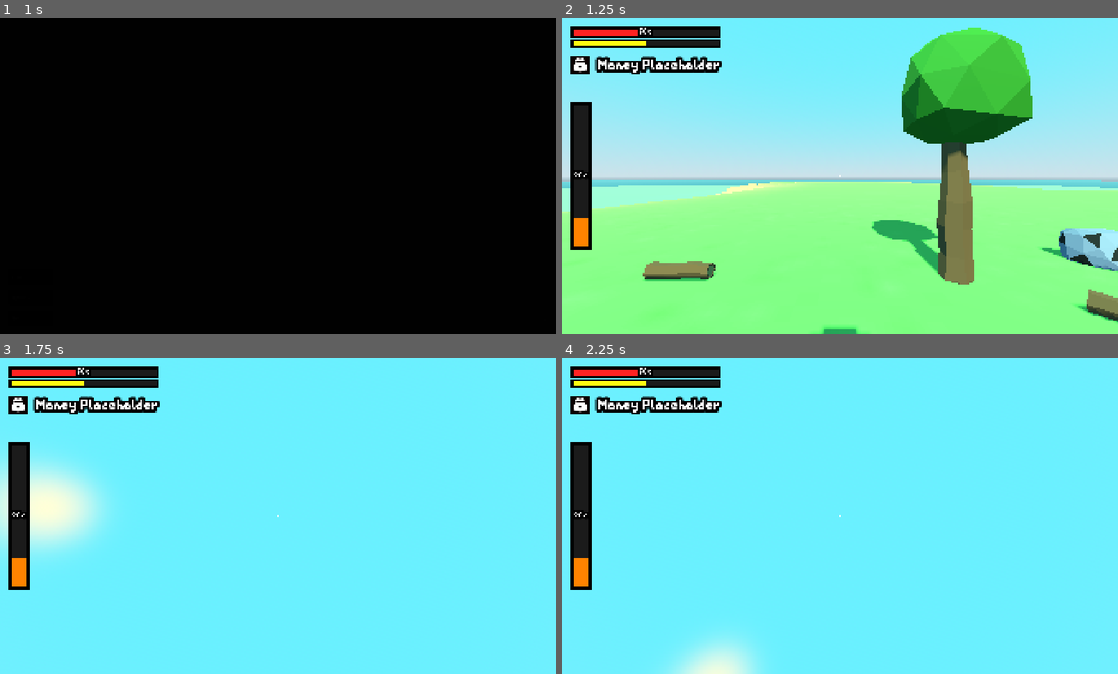
Above: before the commit, frames 1-4 (two rows, left to right).
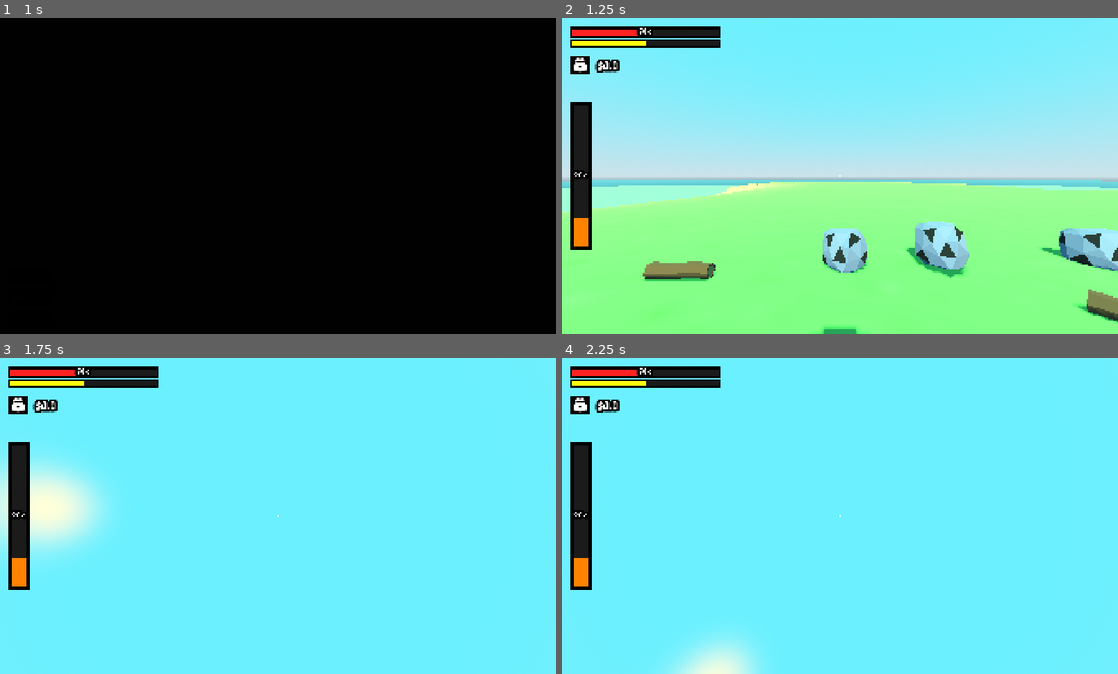
Above: after the commit, the same moments.

Repository: Yolo-Arts/ChoppingLogs
Game: Godot game, scene res://Game/main_game.tscn
The game is run twice, just before and just after one commit, with the same random seed, the same clock (stepped at 60 frames per second) and the same inputs. The engine's default icon, where the game draws it, is replaced by a stand-in: a white triangle on a blue panel in a dark square. Sound files missing from this copy of the repository are replaced by a short silence.
Inputs (mouse positions are in pixels of both pictures, inside the frame that each line leads up to):
- Up to frame 1 (1 s): click "Play" at 0.5 s
- Up to frame 2 (1.25 s): no input
- Up to frame 3 (1.75 s): tap Enter (ui_accept) at 1.25 s; move the mouse to (305, 516) at 1.27 s; hold W (move_forward) from 1.28 s (still down); tap E (interact) at 1.35 s; click (305, 516) at 1.42 s; tap Space (jump) at 1.52 s
- Up to frame 4 (2.25 s): keep holding W (move_forward); tap Enter (ui_accept) at 2 s; move the mouse to (812, 516) at 2.02 s; tap E (interact) at 2.1 s

Frame 1 is identical in both runs. In frame 2, 13% of the frame differs, in the area x 1-85%, y 3-85%; in frame 3, 1.0%; in frame 4, 1.0%.

Commit message:
implemented money

Diff:
--- a/AutoLoads/event_system.gd
+++ b/AutoLoads/event_system.gd
@@ -8,6 +8,11 @@
 # PLA -> Player Signals
 signal PLA_freeze_player
 signal PLA_unfreeze_player
+
+# MON -> Money
+signal MON_add_money
+signal MON_decrease_money
+signal MON_money_updated
 
 signal STA_change_stage
 var is_transitioning := false
@@ -44,5 +49,7 @@
 signal UPG_increase_inventory_size
 signal UPG_increase_max_weight
 
+
+
 #signal UPG_decrease_inventory_size
 #signal UPG_decrease_max_weight
--- a/Bulletins/interaction_prompt/interaction_prompt.gd
+++ b/Bulletins/interaction_prompt/interaction_prompt.gd
@@ -26,11 +26,3 @@
 
 	tween.tween_property(label, "scale", Vector2(1.3, 1.3), 0.1).set_trans(Tween.TRANS_BACK).set_ease(Tween.EASE_OUT)
 	tween.tween_property(label, "scale", Vector2(1.0, 1.0), 0.2).set_delay(0.1)
-
-	var original_pos = label.position
-	var shake_tween = create_tween()
-	for i in range(4):
-		var intensity = 7.0
-		var direction = 1 if i % 2 == 0 else -1
-		shake_tween.tween_property(label, "position:x", original_pos.x + (intensity * direction), 0.05)
-	shake_tween.tween_property(label, "position:x", original_pos.x, 0.05)
--- a/Bulletins/player_menus/player_menu_with_sell_area.tscn
+++ b/Bulletins/player_menus/player_menu_with_sell_area.tscn
@@ -2,6 +2,7 @@
 
 [ext_resource type="PackedScene" uid="uid://byq6pxo3pg60x" path="res://Bulletins/player_menus/player_menu_base.tscn" id="1_sx572"]
 [ext_resource type="Theme" uid="uid://ks0hgvfqbimr" path="res://Assets/UI/theme.tres" id="2_a4lr5"]
+[ext_resource type="Script" uid="uid://s2oxotbdtdib" path="res://Bulletins/player_menus/sell_area.gd" id="3_0cujw"]
 [ext_resource type="Texture2D" uid="uid://bmssns8y1t1vg" path="res://Assets/UI/Icons/symbols_sell.svg" id="3_6pqe5"]
 
 [node name="PlayerMenuWithSellArea" unique_id=494102939 instance=ExtResource("1_sx572")]
@@ -10,6 +11,7 @@
 layout_mode = 2
 size_flags_vertical = 3
 theme = ExtResource("2_a4lr5")
+script = ExtResource("3_0cujw")
 
 [node name="Panel" type="Panel" parent="MarginContainer/HBoxContainer/VBoxContainer/SellArea" index="0" unique_id=174580980]
 layout_mode = 2
--- /dev/null
+++ b/Bulletins/player_menus/sell_area.gd
@@ -0,0 +1,11 @@
+extends PanelContainer
+
+signal item_scrapped
+
+func _can_drop_data(_at_position: Vector2, slot: Variant) -> bool:
+	return slot is InventorySlot
+
+func _drop_data(_at_position: Vector2, old_slot: Variant) -> void:
+	if old_slot is InventorySlot:
+		#EventSystem.
+		item_scrapped.emit()
--- /dev/null
+++ b/Game/Managers/money_manager.gd
@@ -0,0 +1,15 @@
+extends Node
+
+@export var player_stats: PlayerStats
+
+func _ready() -> void:
+	EventSystem.MON_add_money.connect(add_money)
+	EventSystem.MON_decrease_money.connect(remove_money)
+
+func add_money(money_to_add: float):
+	player_stats.money += money_to_add
+	EventSystem.MON_money_updated.emit(player_stats.money)
+
+func remove_money(money_to_remove: float) -> void:
+	player_stats.money -= money_to_remove
+	EventSystem.MON_money_updated.emit(player_stats.money, true)
--- /dev/null
+++ b/Objects/interactables/prototype_helpers/interactable_money_decrease.gd
@@ -0,0 +1,4 @@
+extends Interactable
+
+func start_interaction() -> void:
+	EventSystem.MON_decrease_money.emit(5)
--- /dev/null
+++ b/Objects/interactables/prototype_helpers/interactable_money_increase.gd
@@ -0,0 +1,4 @@
+extends Interactable
+
+func start_interaction() -> void:
+	EventSystem.MON_add_money.emit(5)
--- /dev/null
+++ b/Objects/interactables/prototype_helpers/prototype_helper_decrease_money.tscn
@@ -0,0 +1,19 @@
+[gd_scene format=3 uid="uid://d1go4piypvy02"]
+
+[ext_resource type="PackedScene" uid="uid://dq82jp8q80abv" path="res://Objects/interactables/prototype_helpers/prototype_helper_template.tscn" id="1_atr4u"]
+[ext_resource type="Script" uid="uid://c5fn7soj4tsas" path="res://Objects/interactables/prototype_helpers/interactable_money_decrease.gd" id="2_atr4u"]
+
+[sub_resource type="ViewportTexture" id="ViewportTexture_6ocd7"]
+viewport_path = NodePath("Sprite3D/SubViewport")
+
+[node name="PrototypeHelperIncreaseMoney" unique_id=979320369 instance=ExtResource("1_atr4u")]
+
+[node name="Interactable" parent="." index="2" unique_id=1150908498]
+script = ExtResource("2_atr4u")
+prompt = "Decrease Money by 5"
+
+[node name="Sprite3D" parent="." index="3" unique_id=1621228228]
+texture = SubResource("ViewportTexture_6ocd7")
+
+[node name="PrototypeHelperLabel" parent="Sprite3D/SubViewport/MarginContainer" parent_id_path=PackedInt32Array(320563032) index="0" unique_id=1559570643]
+text = "+ Decrease money"
--- /dev/null
+++ b/Objects/interactables/prototype_helpers/prototype_helper_increase_money.tscn
@@ -0,0 +1,19 @@
+[gd_scene format=3 uid="uid://d2ucx7805as0k"]
+
+[ext_resource type="PackedScene" uid="uid://dq82jp8q80abv" path="res://Objects/interactables/prototype_helpers/prototype_helper_template.tscn" id="1_0pe2g"]
+[ext_resource type="Script" uid="uid://db5j3ip6oyv2a" path="res://Objects/interactables/prototype_helpers/interactable_money_increase.gd" id="2_bp034"]
+
+[sub_resource type="ViewportTexture" id="ViewportTexture_bp034"]
+viewport_path = NodePath("Sprite3D/SubViewport")
+
+[node name="PrototypeHelperIncreaseMoney" unique_id=979320369 instance=ExtResource("1_0pe2g")]
+
+[node name="Interactable" parent="." index="2" unique_id=1150908498]
+script = ExtResource("2_bp034")
+prompt = "Increase Money by 5"
+
+[node name="Sprite3D" parent="." index="3" unique_id=1621228228]
+texture = SubResource("ViewportTexture_bp034")
+
+[node name="PrototypeHelperLabel" parent="Sprite3D/SubViewport/MarginContainer" parent_id_path=PackedInt32Array(320563032) index="0" unique_id=1559570643]
+text = "+ Increase money"
--- a/Player/player.tscn
+++ b/Player/player.tscn
@@ -5,6 +5,7 @@
 [ext_resource type="Script" uid="uid://dt1rcawit7yfg" path="res://Player/interaction_ray_cast.gd" id="2_btcbx"]
 [ext_resource type="Script" uid="uid://dbrt0np04ex1f" path="res://Game/Managers/weight_manager.gd" id="4_gwnis"]
 [ext_resource type="Script" uid="uid://dsk3w5lardgl5" path="res://Game/Managers/player_stat_manager.gd" id="5_k53q1"]
+[ext_resource type="Script" uid="uid://dlwds3yw0ec24" path="res://Game/Managers/money_manager.gd" id="6_fhl08"]
 
 [sub_resource type="CapsuleMesh" id="CapsuleMesh_l8h54"]
 
@@ -45,3 +46,7 @@
 [node name="WeightManager" type="Node" parent="Managers" unique_id=1473663417 node_paths=PackedStringArray("player_stats")]
 script = ExtResource("4_gwnis")
 player_stats = NodePath("../PlayerStatManager")
+
+[node name="MoneyManager" type="Node" parent="Managers" unique_id=976647838 node_paths=PackedStringArray("player_stats")]
+script = ExtResource("6_fhl08")
+player_stats = NodePath("../PlayerStatManager")
--- /dev/null
+++ b/Resources/items/twig_item_resource.tres
@@ -0,0 +1,10 @@
+[gd_resource type="Resource" script_class="ItemResource" format=3 uid="uid://e8q6flkl3we6"]
+
+[ext_resource type="Texture2D" uid="uid://b84v064n3ax7j" path="res://Assets/Meshes/PlaceholderMeshes/meshes_TerrainTexture.png" id="1_bd34h"]
+[ext_resource type="Script" uid="uid://rrdagysicmkc" path="res://Resources/items/item_resource.gd" id="1_dn5s8"]
+
+[resource]
+script = ExtResource("1_dn5s8")
+display_name = "twig"
+icon = ExtResource("1_bd34h")
+metadata/_custom_type_script = "uid://rrdagysicmkc"
--- a/Stages/PrototypeArea/prototype_scene.tscn
+++ b/Stages/PrototypeArea/prototype_scene.tscn
@@ -7,6 +7,8 @@
 [ext_resource type="PackedScene" uid="uid://dqkk3nlf7mssv" path="res://Objects/interactables/pickuppables/pickuppable_log.tscn" id="5_pkgy2"]
 [ext_resource type="PackedScene" uid="uid://cehnjtikyoktd" path="res://Objects/interactables/prototype_helpers/prototype_helper_increase_inventory_size.tscn" id="6_pb4yw"]
 [ext_resource type="PackedScene" uid="uid://dhqavbr5s23vg" path="res://Objects/interactables/prototype_helpers/prototype_helper_increase_max_weight.tscn" id="7_7yfsk"]
+[ext_resource type="PackedScene" uid="uid://d2ucx7805as0k" path="res://Objects/interactables/prototype_helpers/prototype_helper_increase_money.tscn" id="8_jdp5v"]
+[ext_resource type="PackedScene" uid="uid://d1go4piypvy02" path="res://Objects/interactables/prototype_helpers/prototype_helper_decrease_money.tscn" id="9_02ulf"]
 
 [sub_resource type="ConcavePolygonShape3D" id="ConcavePolygonShape3D_i71hr"]
 data = PackedVector3Array(142.68019, -5, -142.6848, 150, -5, -150, 150, -5, -142.6848, 142.68019, -5, -142.6848, 142.68 …(246236 unchanged characters)…
@@ -65,9 +67,6 @@
 
 [node name="Tree2" parent="Terrain" unique_id=1242648789 instance=ExtResource("2_i71hr")]
 transform = Transform3D(1, 0, 0, 0, 1, 0, 0, 0, 1, -2.2042365, 0, 3.6811633)
-
-[node name="Tree3" parent="Terrain" unique_id=54973351 instance=ExtResource("2_i71hr")]
-transform = Transform3D(1, 0, 0, 0, 1, 0, 0, 0, 1, 1.9168249, 0, -3.4192517)
 
 [node name="WorldEnvironment" type="WorldEnvironment" parent="." unique_id=2013577727]
 environment = SubResource("Environment_pkgy2")
@@ -157,3 +156,9 @@
 
 [node name="PrototypeHelperIncrease_Max_Weight" parent="." unique_id=1854175241 instance=ExtResource("7_7yfsk")]
 transform = Transform3D(1, 0, 0, 0, 1, 0, 0, 0, 1, 6.6886153, 0.13963515, -3.207336)
+
+[node name="PrototypeHelperIncreaseMoney" parent="." unique_id=2033220718 instance=ExtResource("8_jdp5v")]
+transform = Transform3D(1, 0, 0, 0, 1, 0, 0, 0, 1, 0.101783276, 0, -4)
+
+[node name="PrototypeHelperIncreaseMoney2" parent="." unique_id=398834036 instance=ExtResource("9_02ulf")]
+transform = Transform3D(1, 0, 0, 0, 1, 0, 0, 0, 1, 1.906698, 0.13963515, -3.859744)
--- /dev/null
+++ b/UI/HUD/hud.gd
@@ -0,0 +1,26 @@
+extends Control
+
+@onready var money_label: Label = %MoneyLabel
+
+func _ready() -> void:
+	EventSystem.MON_money_updated.connect(update_text)
+	money_label.text = "$" + str(0.0)
+
+func update_text(money: float, red: bool = false):
+	money_label.text = "$" + str(money)
+	money_text_effect(red)
+
+
+func money_text_effect(red: bool = false):
+	var tween = create_tween().set_parallel(true)
+
+	var color_chain = create_tween()
+	if red:
+		color_chain.tween_property(money_label, "theme_override_colors/font_color", Color.RED, 0.1)
+	else:
+		color_chain.tween_property(money_label, "theme_override_colors/font_color", Color.YELLOW, 0.1)
+
+	color_chain.tween_property(money_label, "theme_override_colors/font_color", Color.WHITE, 0.3).set_delay(0.1)
+
+	tween.tween_property(money_label, "scale", Vector2(1.3, 1.3), 0.1).set_trans(Tween.TRANS_BACK).set_ease(Tween.EASE_OUT)
+	tween.tween_property(money_label, "scale", Vector2(1.0, 1.0), 0.2).set_delay(0.1)
--- a/UI/HUD/hud.tscn
+++ b/UI/HUD/hud.tscn
@@ -1,6 +1,7 @@
 [gd_scene format=3 uid="uid://sm3vg43jhtca"]
 
 [ext_resource type="Texture2D" uid="uid://cesiycy40mw04" path="res://Assets/Textures/Crosshair/circle32.png" id="1_ia7gp"]
+[ext_resource type="Script" uid="uid://6wp3yf8jhlkw" path="res://UI/HUD/hud.gd" id="1_qdh7y"]
 [ext_resource type="Theme" uid="uid://ks0hgvfqbimr" path="res://Assets/UI/theme.tres" id="2_ing8j"]
 [ext_resource type="Texture2D" uid="uid://b5jpm0kqxis3q" path="res://Assets/UI/Icons/symbols_money.svg" id="3_te8l2"]
 
@@ -28,6 +29,7 @@
 grow_horizontal = 2
 grow_vertical = 2
 mouse_filter = 2
+script = ExtResource("1_qdh7y")
 
 [node name="TextureRect" type="TextureRect" parent="." unique_id=1717380923]
 custom_minimum_size = Vector2(4, 4)
@@ -66,7 +68,7 @@
 mouse_filter = 2
 
 [node name="ProgressBarBG" type="ColorRect" parent="MarginContainer/Health&Sprint&Money" unique_id=1237621990]
-custom_minimum_size = Vector2(350, 40)
+custom_minimum_size = Vector2(510, 40)
 layout_mode = 2
 color = Color(0, 0, 0, 1)
 
@@ -83,7 +85,7 @@
 theme_override_constants/margin_bottom = 8
 
 [node name="HealthProgressBar" type="ProgressBar" parent="MarginContainer/Health&Sprint&Money/ProgressBarBG/MarginContainer" unique_id=1432544490]
-custom_minimum_size = Vector2(330, 0)
+custom_minimum_size = Vector2(500, 0)
 layout_mode = 2
 size_flags_vertical = 1
 theme = ExtResource("2_ing8j")
@@ -91,7 +93,7 @@
 value = 50.0
 
 [node name="ProgressBarBG2" type="ColorRect" parent="MarginContainer/Health&Sprint&Money" unique_id=1984528901]
-custom_minimum_size = Vector2(350, 30)
+custom_minimum_size = Vector2(510, 30)
 layout_mode = 2
 color = Color(0, 0, 0, 1)
 
@@ -108,7 +110,7 @@
 theme_override_constants/margin_bottom = 8
 
 [node name="SprintProgressBar" type="ProgressBar" parent="MarginContainer/Health&Sprint&Money/ProgressBarBG2/MarginContainer" unique_id=1526101241]
-custom_minimum_size = Vector2(330, 0)
+custom_minimum_size = Vector2(500, 0)
 layout_mode = 2
 size_flags_vertical = 1
 theme = ExtResource("2_ing8j")
@@ -125,20 +127,27 @@
 layout_mode = 2
 theme_override_constants/separation = 30
 
-[node name="TextureRect" type="TextureRect" parent="MarginContainer/Health&Sprint&Money/HBoxContainer" unique_id=128533323]
+[node name="MoneyIcon" type="TextureRect" parent="MarginContainer/Health&Sprint&Money/HBoxContainer" unique_id=128533323]
 custom_minimum_size = Vector2(64, 64)
 layout_mode = 2
 size_flags_horizontal = 4
 texture = ExtResource("3_te8l2")
 expand_mode = 1
 
-[node name="Label" type="Label" parent="MarginContainer/Health&Sprint&Money/HBoxContainer" unique_id=1529494280]
+[node name="MarginContainer" type="MarginContainer" parent="MarginContainer/Health&Sprint&Money/HBoxContainer" unique_id=1923315268]
 layout_mode = 2
-size_flags_horizontal = 4
+theme_override_constants/margin_bottom = 5
+
+[node name="MoneyLabel" type="Label" parent="MarginContainer/Health&Sprint&Money/HBoxContainer/MarginContainer" unique_id=1529494280]
+unique_name_in_owner = true
+layout_mode = 2
+size_flags_horizontal = 0
 size_flags_vertical = 8
 theme = ExtResource("2_ing8j")
-theme_override_font_sizes/font_size = 30
+theme_override_colors/font_color = Color(1, 1, 1, 1)
+theme_override_font_sizes/font_size = 24
 text = "Money Placeholder"
+vertical_alignment = 1
 
 [node name="WeightBarBackground" type="ColorRect" parent="MarginContainer" unique_id=203863358]
 custom_minimum_size = Vector2(70, 500)
Not shown, added: Bulletins/player_menus/sell_area.gd.uid
Not shown, added: Game/Managers/money_manager.gd.uid
Not shown, added: Objects/interactables/prototype_helpers/interactable_money_decrease.gd.uid
Not shown, added: Objects/interactables/prototype_helpers/interactable_money_increase.gd.uid
Not shown, added: UI/HUD/hud.gd.uid
